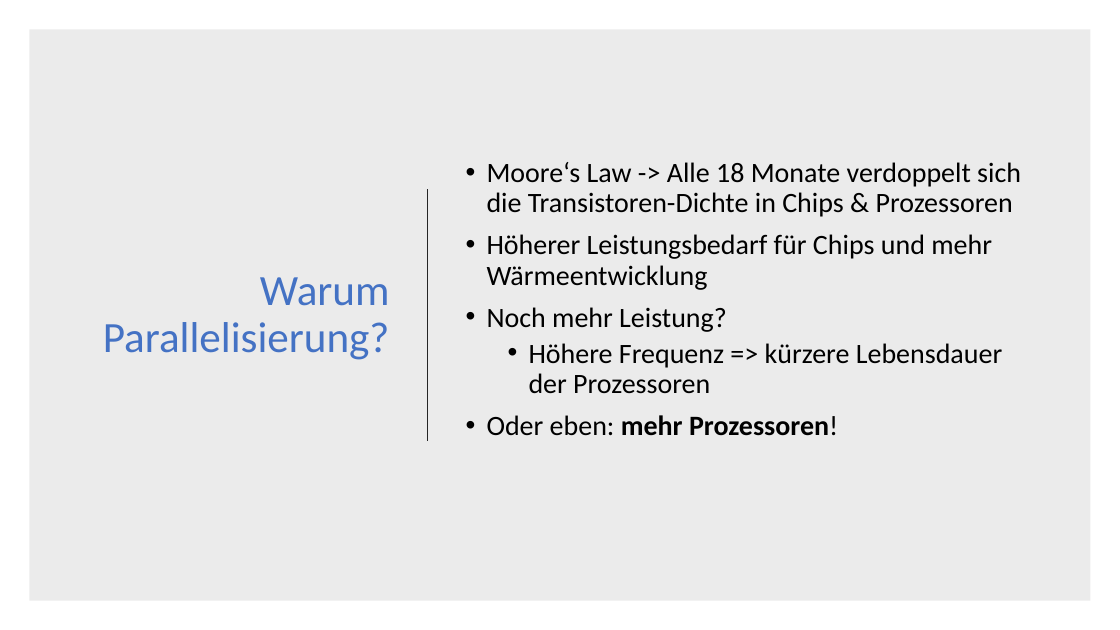
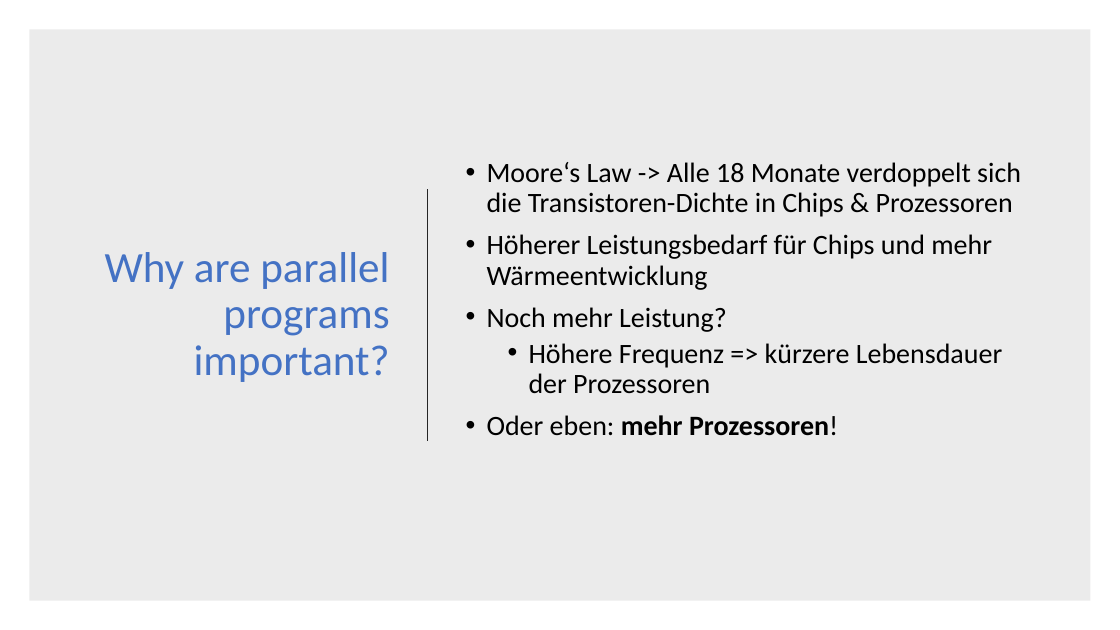
Before and after one commit to dyeske61283/ASE_OpenMP, a slide deck: slide 2 of OpenMP_Folien.pptx. Drawn at 1120x630 pixels with LibreOffice and Linux fonts; fonts in the diff are those of the drawing. Boxes give left, top, right and bottom in pixels: in the first picture for what was removed or moved away, otherwise in the second. Text is boxed around its words. In the diff, an @@ line names an element or a change of style, - is before the commit and + after.

```diff
--- a/OpenMP_Folien.pptx
+++ b/OpenMP_Folien.pptx
@@ title at [105,252,390,382]: text changed @@
-Warum Parallelisierung?
+Why are parallel programs important?
```
Also in this commit, not shown: 14 other slides changed, 2 slides added, 1 slide removed, 1 other file.
